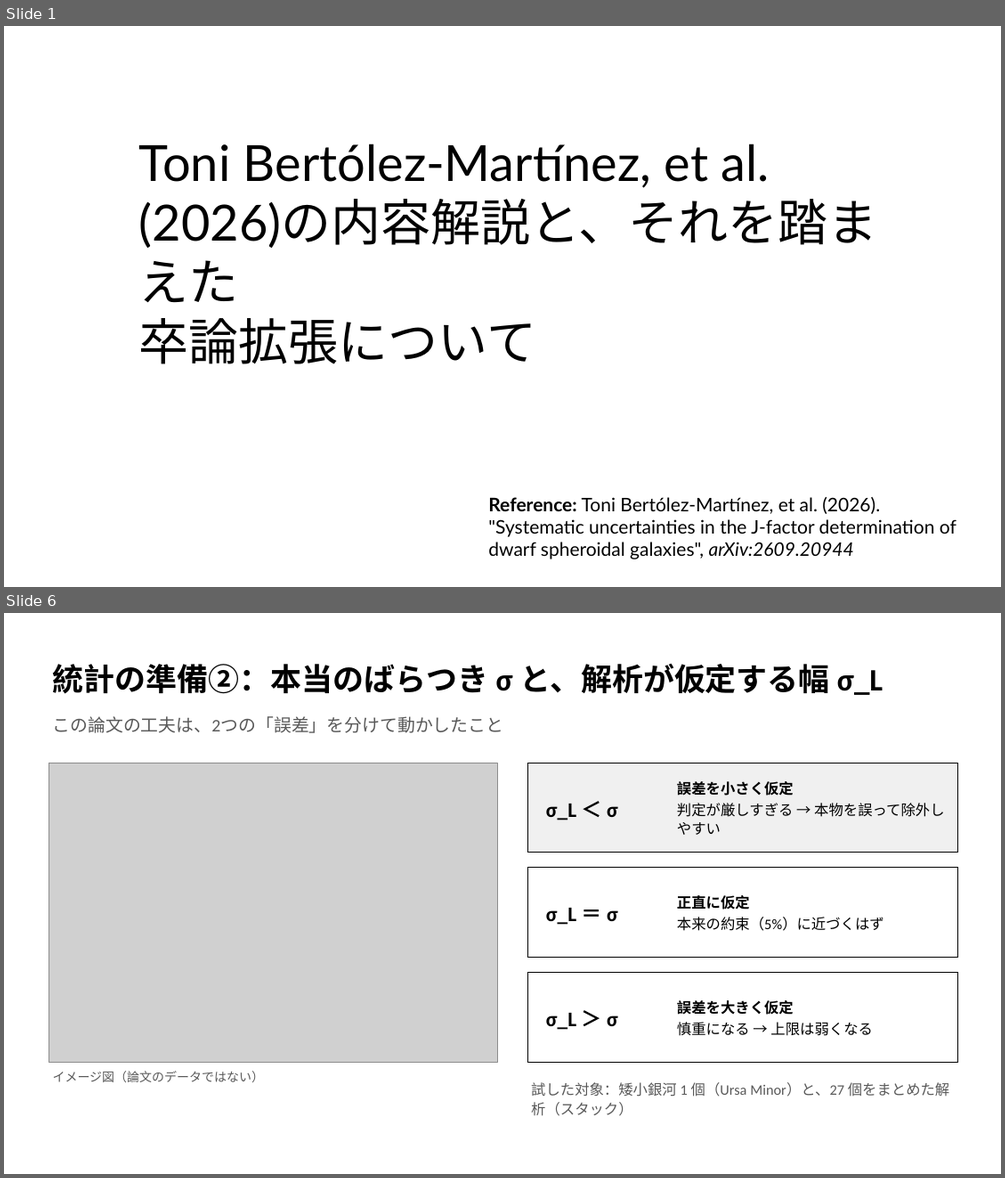
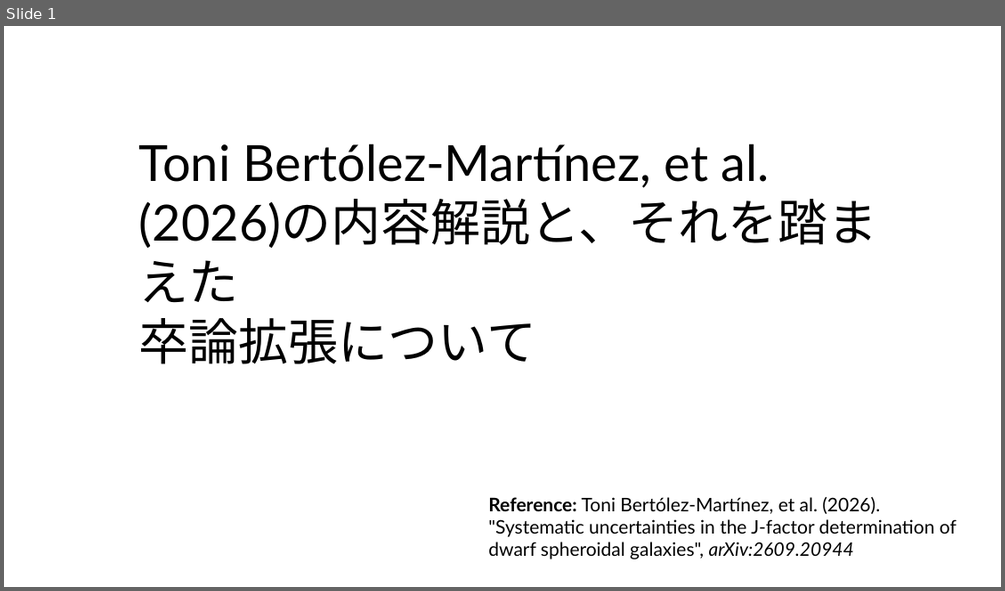
Before and after one commit to Mikann20041029/darkmatter-slides, a slide deck: slides/Toni Bertólez-Martínez, et al. (2026).pptx. Shown one above the other, each under a label of ours: slides 1 and 6 before the commit, slide 1 after it; the slides between them are not shown. The pictures are 1005x1178 and 1005x591 pixels, drawn with LibreOffice and Linux fonts; fonts in the diff are those of the drawing; grey boxes stand for pictures. Boxes give left, top, right and bottom in pixels: in the first picture for what was removed or moved away, otherwise in the second. Text is boxed around its words. In the diff, an @@ line names an element or a change of style, - is before the commit and + after.

```diff
--- a/slides/Toni Bertólez-Martínez, et al. (2026).pptx
+++ b/slides/Toni Bertólez-Martínez, et al. (2026).pptx
@@ slide 6 removed at box(4, 613, 1001, 1174), background #FFFFFF @@
@@ text removed at box(53, 664, 882, 695) @@
-統計の準備②：本当のばらつき σ と、解析が仮定する幅 σ_L
@@ text removed at box(53, 716, 504, 733) @@
-この論文の工夫は、2つの「誤差」を分けて動かしたこと
@@ picture removed at box(48, 763, 498, 1062) @@
@@ rectangle removed at box(527, 763, 957, 852) @@
@@ text removed at box(677, 781, 944, 835) @@
-誤差を小さく仮定
-判定が厳しすぎる → 本物を誤って除外しやすい
@@ text removed at box(546, 803, 618, 820) @@
-σ_L ＜ σ
@@ rectangle removed at box(527, 868, 957, 957) @@
@@ text removed at box(677, 895, 884, 931) @@
-正直に仮定
-本来の約束（5%）に近づくはず
@@ text removed at box(546, 908, 618, 925) @@
-σ_L ＝ σ
@@ rectangle removed at box(527, 972, 957, 1062) @@
@@ text removed at box(546, 1013, 618, 1030) @@
-σ_L ＞ σ
@@ text removed at box(677, 1000, 873, 1036) @@
-誤差を大きく仮定
-慎重になる → 上限は弱くなる
@@ text removed at box(53, 1070, 264, 1082) @@
-イメージ図（論文のデータではない）
@@ text removed at box(531, 1082, 949, 1116) @@
-試した対象：矮小銀河 1 個（Ursa Minor）と、27 個をまとめた解析（スタック）
```
Also in this commit, not shown: 5 slides changed, 5 slides added, 5 other slides removed.
